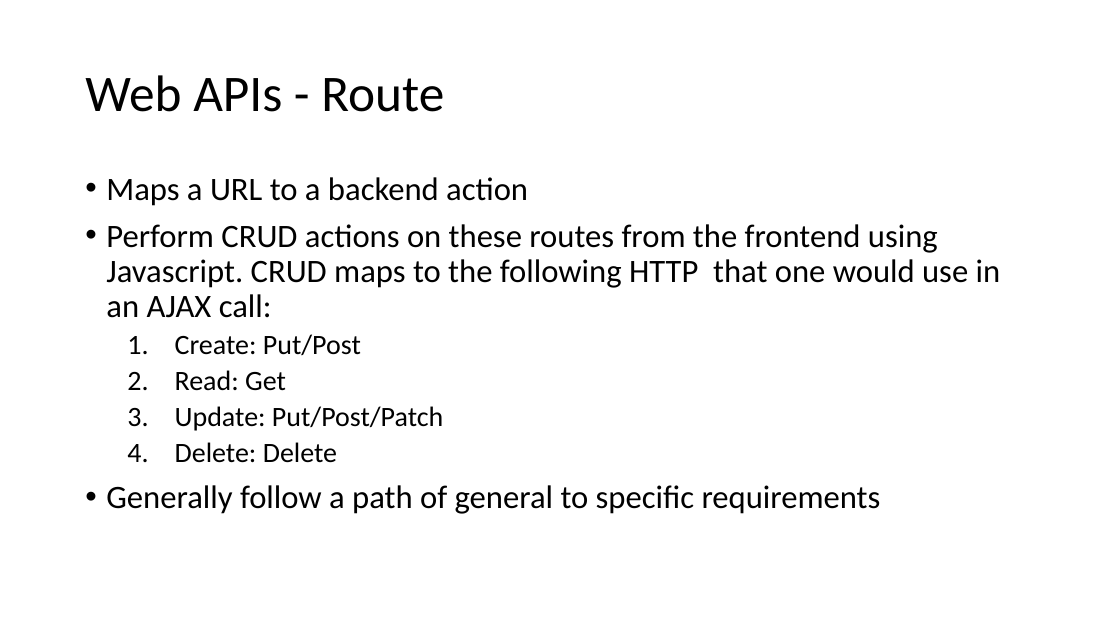
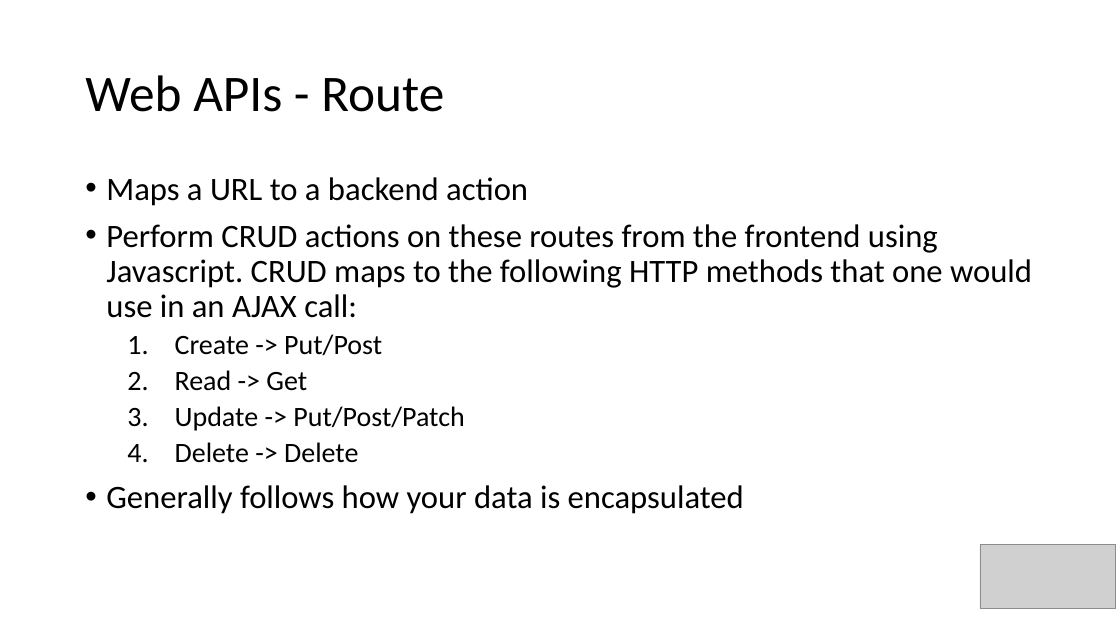
Before and after one commit to DerrickGold/Lightning-Talks, a slide deck: slide 7 of IntroductionAPI/ProgrammingAPI.pptx. Drawn at 1120x630 pixels with LibreOffice and Linux fonts; fonts in the diff are those of the drawing; grey boxes stand for pictures. Boxes give left, top, right and bottom in pixels: in the first picture for what was removed or moved away, otherwise in the second. Text is boxed around its words. In the diff, an @@ line names an element or a change of style, - is before the commit and + after.

```diff
--- a/IntroductionAPI/ProgrammingAPI.pptx
+++ b/IntroductionAPI/ProgrammingAPI.pptx
@@ text at (106, 224, 1032, 514): text changed @@
-• Perform CRUD actions on these routes from the frontend using Javascript. CRUD maps to the following HTTP that one would use in an AJAX call:
-  1. Create: Put/Post
-  2. Read: Get
-  3. Update: Put/Post/Patch
-  4. Delete: Delete
-• Generally follow a path of general to specific requirements
+• Perform CRUD actions on these routes from the frontend using Javascript. CRUD maps to the following HTTP methods that one would use in an AJAX call:
+  1. Create -> Put/Post
+  2. Read -> Get
+  3. Update -> Put/Post/Patch
+  4. Delete -> Delete
+• Generally follows how your data is encapsulated
@@ picture added at (981, 544, 1116, 608) @@
```
Also in this commit, not shown: 9 other slides changed, 1 slide added, 1 other file.
